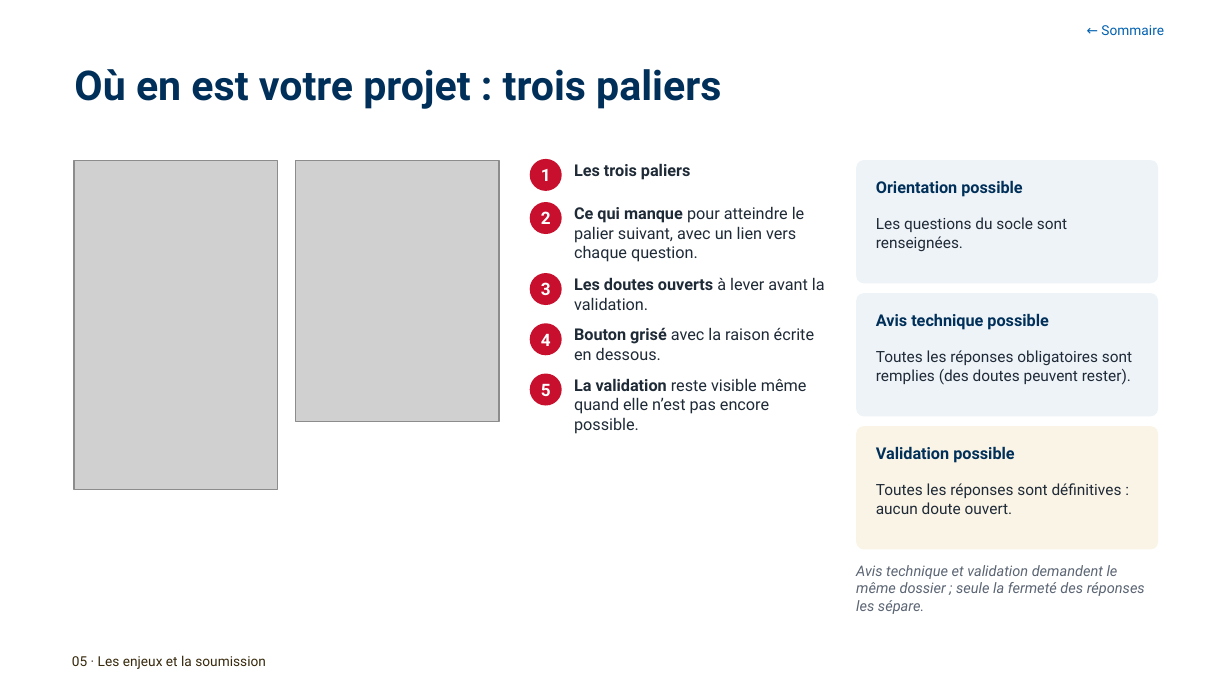
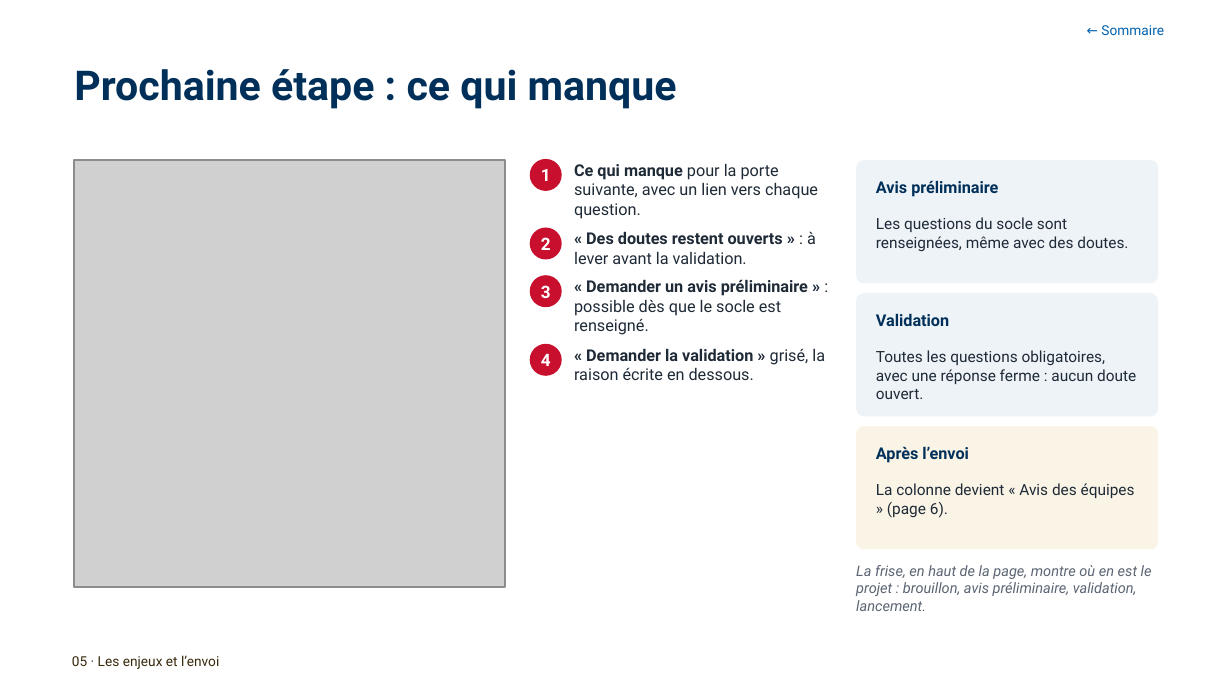
Before and after one commit to antoinelmariel-ux/ProjectNavigator, a slide deck: slide 37 of docs/Project Navigator _ Manuel Chef de Project.pptx. Drawn at 1232x693 pixels with LibreOffice and Linux fonts; fonts in the diff are those of the drawing; grey boxes stand for pictures; background and template pictures are left out. Boxes give left, top, right and bottom in pixels: in the first picture for what was removed or moved away, otherwise in the second. Text is boxed around its words. In the diff, an @@ line names an element or a change of style, - is before the commit and + after.

```diff
--- a/docs/Project Navigator _ Manuel Chef de Project.pptx
+++ b/docs/Project Navigator _ Manuel Chef de Project.pptx
@@ title at <box>74,69,677,109</box>: text changed @@
-Où en est votre projet : trois paliers
+Prochaine étape : ce qui manque
@@ picture removed at <box>74,160,277,489</box> @@
@@ picture added at <box>74,160,505,588</box> @@
@@ picture removed at <box>296,160,499,421</box> @@
@@ text at <box>574,163,818,219</box>: text changed @@
-Ce qui manque pour atteindre le palier suivant, avec un lien vers chaque question.
+Ce qui manque pour la porte suivante, avec un lien vers chaque question.
@@ text removed at <box>574,163,690,180</box> @@
-Les trois paliers
@@ text at <box>876,180,998,197</box>: text changed @@
-Orientation possible
+Avis préliminaire
@@ ellipse "2": place and size @@
-ellipse "2" at <box>530,202,562,234</box>
+ellipse "2" at <box>530,228,562,260</box>
@@ text at <box>574,231,816,264</box>: text changed; bold on @@
-Les doutes ouverts à lever avant la validation.
+« Des doutes restent ouverts » : à lever avant la validation.
@@ text at <box>876,217,1128,251</box>: text changed @@
-Les questions du socle sont renseignées.
+Les questions du socle sont renseignées, même avec des doutes.
@@ text added at <box>574,279,808,335</box>, 9.5 pt, text #1F2A37 @@
+« Demander un avis préliminaire » : possible dès que le socle est renseigné.
@@ text at <box>876,313,949,326</box>: text changed @@
-Avis technique possible
+Validation
@@ ellipse "4": place and size @@
-ellipse "4" at <box>530,323,562,355</box>
+ellipse "4" at <box>530,344,562,376</box>
@@ text at <box>574,348,825,380</box>: text changed @@
-Bouton grisé avec la raison écrite en dessous.
+« Demander la validation » grisé, la raison écrite en dessous.
@@ text at <box>876,350,1136,399</box>: text changed @@
-Toutes les réponses obligatoires sont remplies (des doutes peuvent rester).
+Toutes les questions obligatoires, avec une réponse ferme : aucun doute ouvert.
@@ ellipse removed at <box>530,373,562,405</box> @@
-5
@@ text removed at <box>574,378,807,434</box> @@
-La validation reste visible même quand elle n’est pas encore possible.
@@ text at <box>876,446,969,463</box>: text changed @@
-Validation possible
+Après l’envoi
@@ text at <box>876,483,1135,518</box>: text changed @@
-Toutes les réponses sont définitives : aucun doute ouvert.
+La colonne devient « Avis des équipes » (page 6).
@@ text at <box>856,565,1152,611</box>: text changed @@
-Avis technique et validation demandent le même dossier ; seule la fermeté des réponses les sépare.
+La frise, en haut de la page, montre où en est le projet : brouillon, avis préliminaire, validation, lancement.
@@ text at <box>72,655,219,669</box>: text changed @@
-05 · Les enjeux et la soumission
+05 · Les enjeux et l’envoi
```
Also in this commit, not shown: 36 other slides changed, 2 slides added, 1 slide removed, 1 other file.
